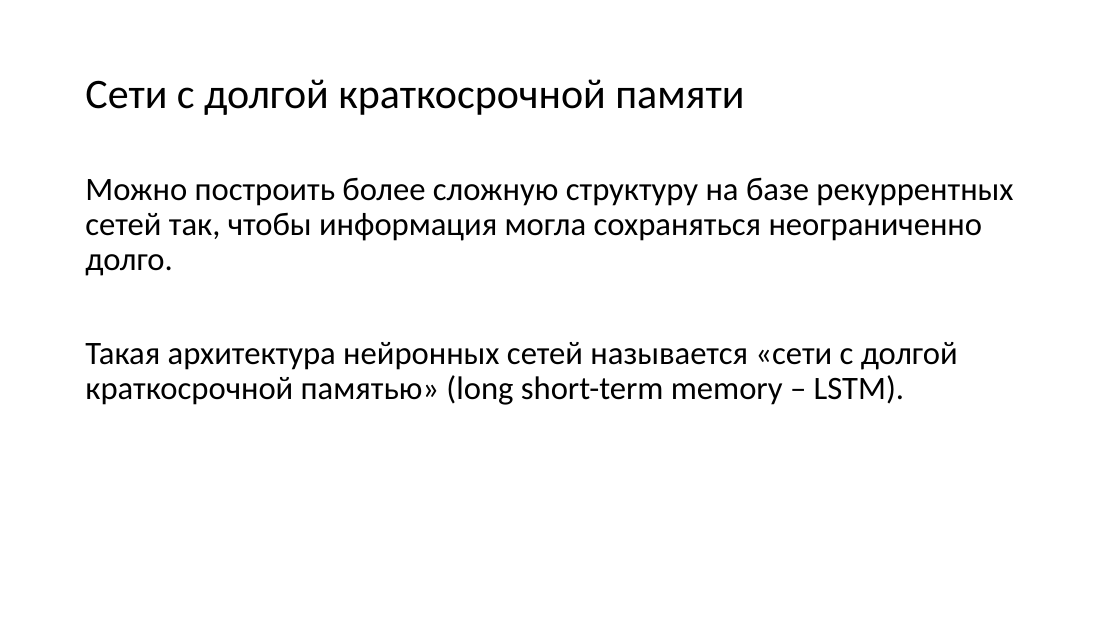
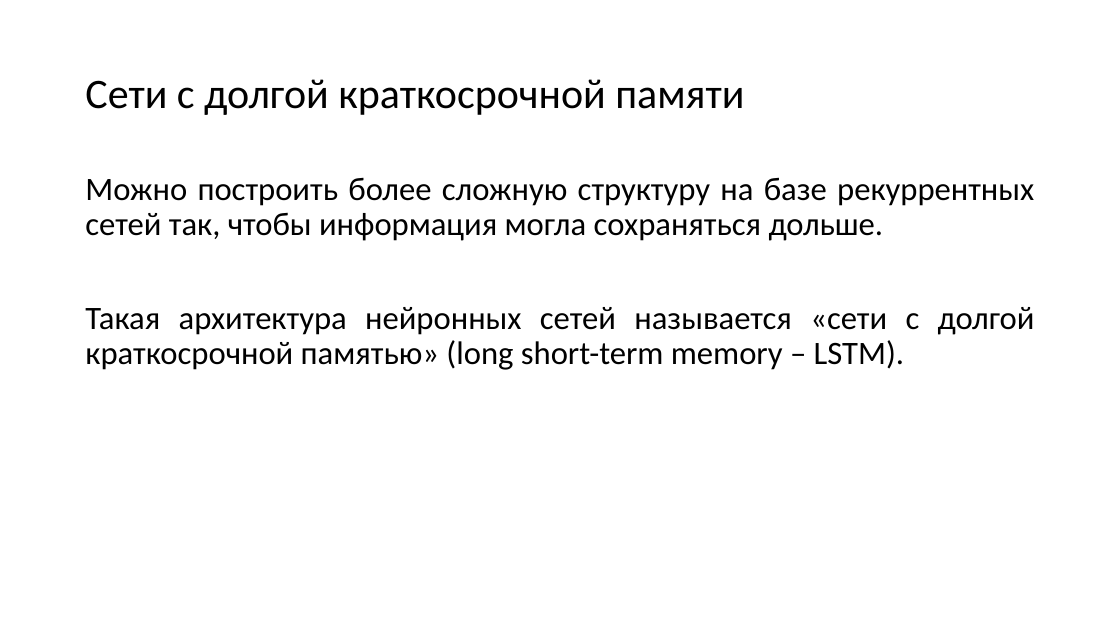
Before and after one commit to mosalov/AI_main_lectures, a slide deck: slide 12 of Лекция 12.pptx. Drawn at 1120x630 pixels with LibreOffice and Linux fonts; fonts in the diff are those of the drawing. Boxes give left, top, right and bottom in pixels: in the first picture for what was removed or moved away, otherwise in the second. Text is boxed around its words. In the diff, an @@ line names an element or a change of style, - is before the commit and + after.

```diff
--- a/Лекция 12.pptx
+++ b/Лекция 12.pptx
@@ text at (85,177,1034,241): text changed @@
-Можно построить более сложную структуру на базе рекуррентных сетей так, чтобы информация могла сохраняться неограниченно долго.
+Можно построить более сложную структуру на базе рекуррентных сетей так, чтобы информация могла сохраняться дольше.
@@ text at (85,307,1035,370): alignment left to justified @@
```
Also in this commit, not shown: 6 other slides changed, 2 other files.
